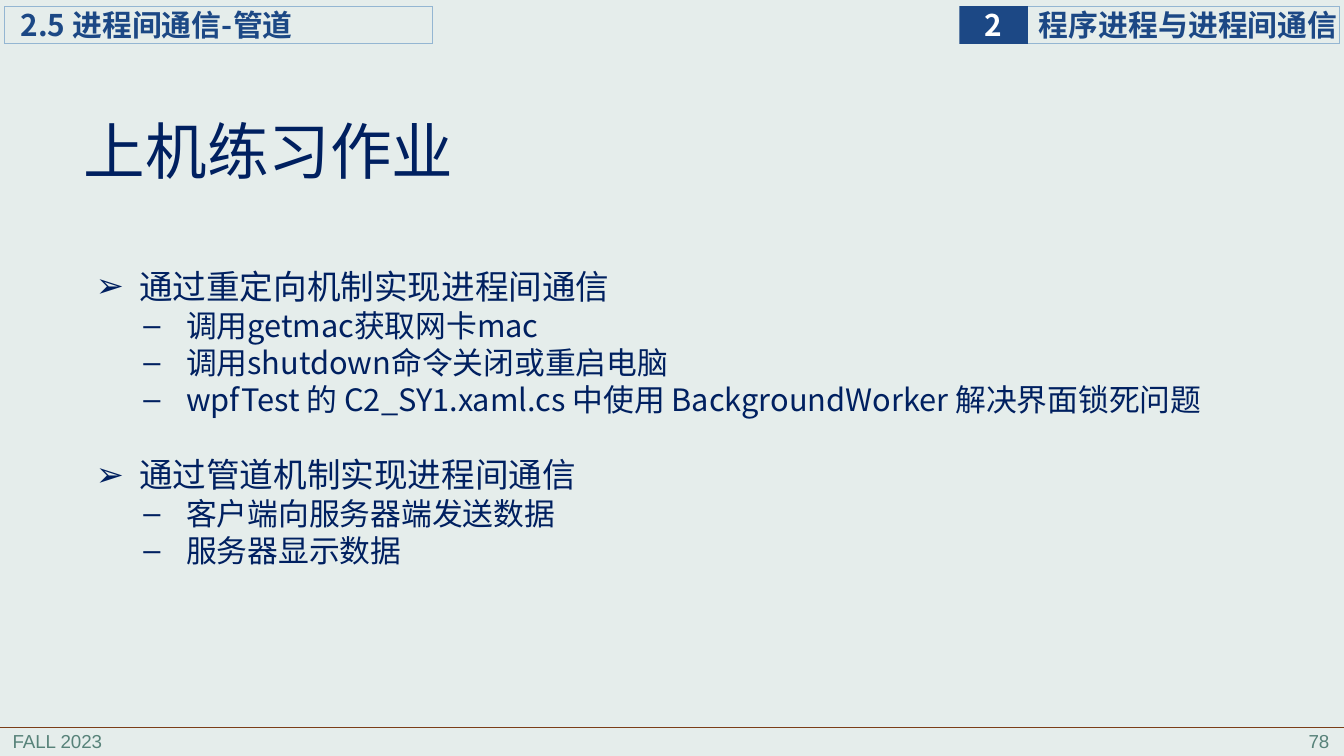
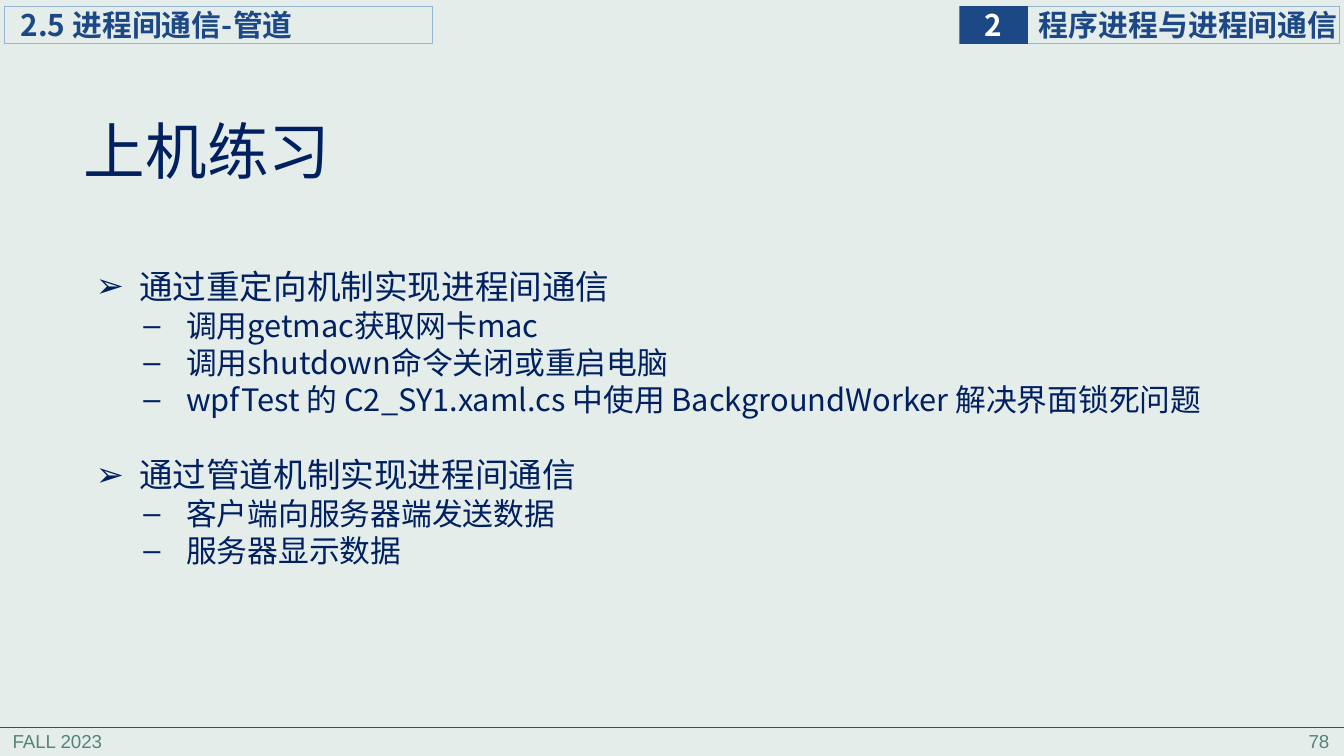
Before and after one commit to principleWindows/win-principle-2023, a slide deck: slide 78 of slides/instruction/principleWindows_2.pptx. Drawn at 1344x756 pixels with LibreOffice and Linux fonts; fonts in the diff are those of the drawing. Boxes give left, top, right and bottom in pixels: in the first picture for what was removed or moved away, otherwise in the second. Text is boxed around its words. In the diff, an @@ line names an element or a change of style, - is before the commit and + after.

```diff
--- a/slides/instruction/principleWindows_2.pptx
+++ b/slides/instruction/principleWindows_2.pptx
@@ title at (84, 122, 330, 179): text changed @@
-上机练习作业
+上机练习
```
Also in this commit, not shown: 2 other slides changed.
